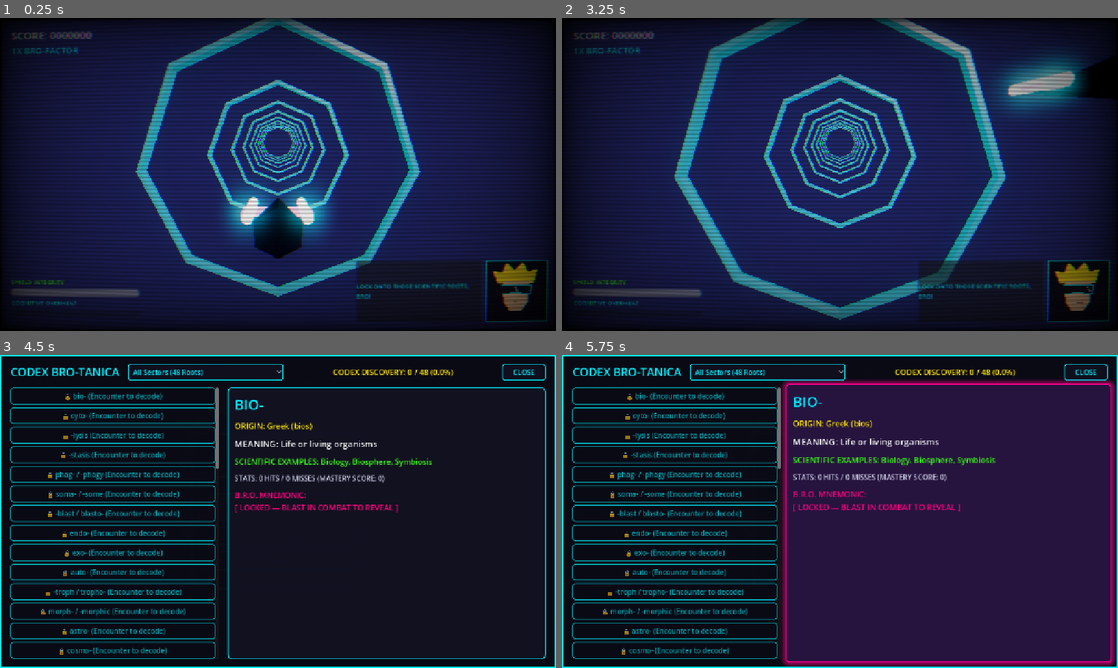
Above: before the commit, frames 1-4 (two rows, left to right).
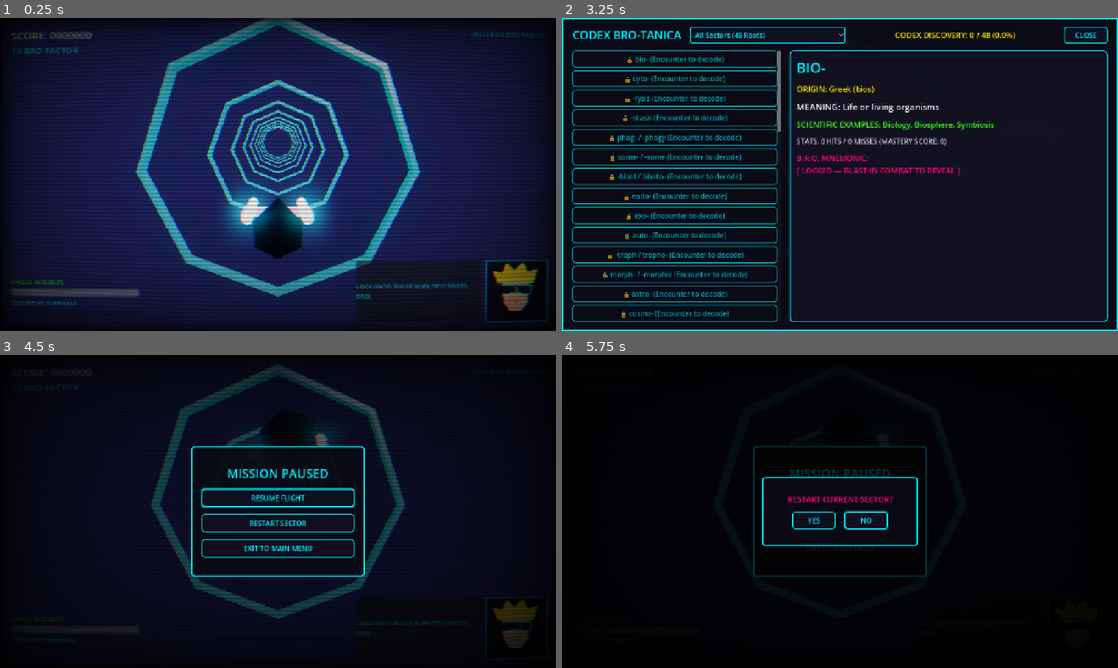
Above: after the commit, the same moments.

Repository: leouofa/isv-bro
Game: Godot game, scene res://scenes/GameWorld.tscn
Two runs of this game, one before a commit and one after it. Both use one fixed random seed, a clock stepped at 60 frames per second and the inputs below. This scene is started directly instead of the project's main scene. Sound files missing from this copy of the repository are replaced by a short silence.
Inputs (mouse positions are in pixels of both pictures, inside the frame that each line leads up to):
- Up to frame 1 (0.25 s): no input
- Up to frame 2 (3.25 s): tap Enter at 0.5 s; move the mouse to (962, 158) at 0.52 s; hold D (move_right) 0.53-1.28 s; tap 1 (root_1) at 0.6 s; click (962, 158) at 0.67 s; tap 2 (root_2) at 0.8, 1.35 s; move the mouse to (728, 190) at 1.27 s; hold Ctrl (airbrake) 1.28-2.03 s; click (728, 190) at 1.42 s; tap 3 (root_3) at 1.55, 2.1 s; move the mouse to (895, 105) at 2.02 s; hold D (move_right) 2.03-2.78 s; click (895, 105) at 2.17 s; tap 4 (root_4) at 2.3, 2.85 s; move the mouse to (812, 237) at 2.77 s; hold W (move_up) from 2.78 s (still down); click (812, 237) at 2.92 s; tap B (toggle_codex, bound only after the commit) at 3.05 s
- Up to frame 3 (4.5 s): move the mouse to (444, 558) at 3.52 s; release W (move_up) at 3.53 s; hold A (move_left) 3.53-4.25 s; hold B (toggle_codex, bound only after the commit) 3.53-4.25 s; click (444, 558) at 3.67 s; tap 1 (root_1) at 3.8 s; tap Escape (pause) at 4.15 s; click (278, 511) at 4.25 s, where only the run before the commit has a clickable "CODEX BRO-TANICA"
- Up to frame 4 (5.75 s): click "RESTART SECTOR" at 5 s

The runs differ from the first frame. In frame 1, less than 0.1% of the frame differs, in the area x 85-98%, y 4-7%; in frame 2, 75%, in the area x 0-100%, y 0-100%; in frame 3, 21%; in frame 4, 68%.

Commit message:
feat(ui): refine pause menu styling, modal dimming, and in-game codex shortcut
- Add 24px content margins to the pause menu stylebox to give buttons breathing room from the outer border.
- Introduce a full-screen scrim overlay and focus trapping for the restart and exit confirmation prompts, dimming underlying buttons to eliminate visual clutter and avoid accidental background inputs.
- Move Codex Bro-tanica out of the pause menu into an in-game shortcut toggled via the 'B' key, adding a top-right HUD reminder during flight.
- Hide the HUD and CRT scanline shader while the Codex is open and place the Codex on a dedicated CanvasLayer, preventing UI element overlap and ensuring clean readability while pausing flight.
- Update automated test suites to verify pause menu padding, confirmation dimmer lifecycle, in-game codex toggling, and HUD visibility restoration.

Diff:
--- a/project.godot
+++ b/project.godot
@@ -125,6 +125,12 @@
 "events": [Object(InputEventKey,"resource_local_to_scene":false,"resource_name":"","device":-1,"window_id":0,"alt_press …(191 unchanged characters)…
 ]
 }
+toggle_codex={
+"deadzone": 0.2,
+"events": [Object(InputEventKey,"resource_local_to_scene":false,"resource_name":"","device":-1,"window_id":0,"alt_pressed":false,"shift_pressed":false,"ctrl_pressed":false,"meta_pressed":false,"pressed":false,"keycode":0,"physical_keycode":66,"key_label":0,"unicode":98,"location":0,"echo":false,"script":null)
+, Object(InputEventJoypadButton,"resource_local_to_scene":false,"resource_name":"","device":-1,"button_index":4,"pressure":0.0,"pressed":false,"script":null)
+]
+}
 
 [physics]
 
--- a/scenes/GameWorld.tscn
+++ b/scenes/GameWorld.tscn
@@ -54,4 +54,8 @@
 
 [node name="HUD" parent="." instance=ExtResource("3_hud")]
 
+[node name="CodexLayer" type="CanvasLayer" parent="."]
+process_mode = 3
+layer = 3
+
 [node name="PauseMenu" parent="." instance=ExtResource("4_pause")]
--- a/scenes/HUD.tscn
+++ b/scenes/HUD.tscn
@@ -119,6 +119,23 @@
 theme_override_font_sizes/font_size = 20
 text = "1X BRO-FACTOR"
 
+[node name="TopRight" type="VBoxContainer" parent="."]
+anchors_preset = 1
+anchor_left = 1.0
+anchor_right = 1.0
+offset_left = -300.0
+offset_top = 24.0
+offset_right = -24.0
+offset_bottom = 90.0
+grow_horizontal = 0
+
+[node name="CodexHint" type="Label" parent="TopRight"]
+layout_mode = 2
+theme_override_colors/font_color = Color(0, 0.94, 1, 0.9)
+theme_override_font_sizes/font_size = 15
+text = "[B] CODEX BRO-TANICA"
+horizontal_alignment = 2
+
 [node name="BottomLeft" type="VBoxContainer" parent="."]
 anchors_preset = 2
 anchor_top = 1.0
--- a/scenes/PauseMenu.tscn
+++ b/scenes/PauseMenu.tscn
@@ -20,6 +20,7 @@
 
 [node name="PauseMenu" type="CanvasLayer"]
 process_mode = 3
+visible = false
 script = ExtResource("1_script")
 
 [node name="Dimmer" type="ColorRect" parent="."]
@@ -37,9 +38,9 @@
 anchor_right = 0.5
 anchor_bottom = 0.5
 offset_left = -200.0
-offset_top = -180.0
+offset_top = -150.0
 offset_right = 200.0
-offset_bottom = 180.0
+offset_bottom = 150.0
 grow_horizontal = 2
 grow_vertical = 2
 theme_override_styles/panel = SubResource("StyleBoxFlat_dark")
@@ -61,12 +62,6 @@
 layout_mode = 2
 mouse_default_cursor_shape = 2
 text = "RESUME FLIGHT"
-
-[node name="CodexBtn" type="Button" parent="Panel/VBox"]
-custom_minimum_size = Vector2(0, 42)
-layout_mode = 2
-mouse_default_cursor_shape = 2
-text = "CODEX BRO-TANICA"
 
 [node name="RestartBtn" type="Button" parent="Panel/VBox"]
 custom_minimum_size = Vector2(0, 42)
--- a/scripts/CodexScreen.gd
+++ b/scripts/CodexScreen.gd
@@ -15,14 +15,32 @@
 
 var all_roots: Array = []
 var selected_sector: int = 0 # 0 = All
+var paused_game: bool = false
 
 func _ready() -> void:
+	process_mode = Node.PROCESS_MODE_ALWAYS
 	if close_btn:
-		close_btn.pressed.connect(func(): queue_free())
+		close_btn.pressed.connect(close_screen)
 
 	setup_sector_filter()
 	load_all_roots()
 	populate_list()
+
+func _input(event: InputEvent) -> void:
+	if event.is_action_pressed("toggle_codex") or event.is_action_pressed("pause") or event.is_action_pressed("ui_cancel"):
+		get_viewport().set_input_as_handled()
+		close_screen()
+
+func close_screen() -> void:
+	if paused_game:
+		var main_loop := Engine.get_main_loop()
+		if main_loop is SceneTree:
+			(main_loop as SceneTree).paused = false
+		elif Engine.has_meta("active_tree"):
+			(Engine.get_meta("active_tree") as SceneTree).paused = false
+		if is_inside_tree() and has_node("/root/MusicManager"):
+			get_node("/root/MusicManager").set_low_pass_enabled(false)
+	queue_free()
 
 func setup_sector_filter() -> void:
 	if sector_filter:
--- a/scripts/GameWorld.gd
+++ b/scripts/GameWorld.gd
@@ -27,6 +27,9 @@
 @onready var rings_container: Node3D = $TunnelRings
 @onready var objects_container: Node3D = $DynamicObjects
 @onready var laser_mesh: MeshInstance3D = $LaserBeam
+@onready var codex_layer: CanvasLayer = $CodexLayer
+
+var codex_instance: Node = null
 
 var ANOMALY_SCENE: PackedScene = load("res://scenes/Anomaly.tscn")
 var BOSS_SCENE: PackedScene = load("res://scenes/BossExam.tscn")
@@ -89,6 +92,81 @@
 
 	# Handle root salvo key inputs (1-4, Q-E-R-F)
 	handle_root_inputs()
+
+func _unhandled_input(event: InputEvent) -> void:
+	if event.is_action_pressed("toggle_codex"):
+		var pause_menu = get_node_or_null("PauseMenu")
+		if pause_menu and pause_menu.visible:
+			return
+		toggle_codex()
+		get_viewport().set_input_as_handled()
+
+func toggle_codex() -> void:
+	if is_instance_valid(codex_instance):
+		close_codex()
+	else:
+		open_codex()
+
+func _get_tree_safe() -> SceneTree:
+	if is_inside_tree() and get_tree():
+		return get_tree()
+	var main_loop := Engine.get_main_loop()
+	if main_loop is SceneTree:
+		return main_loop as SceneTree
+	if Engine.has_meta("active_tree"):
+		return Engine.get_meta("active_tree") as SceneTree
+	return null
+
+func _get_hud() -> CanvasLayer:
+	if hud != null:
+		return hud
+	return get_node_or_null("HUD") as CanvasLayer
+
+func _get_codex_layer() -> CanvasLayer:
+	if codex_layer != null:
+		return codex_layer
+	return get_node_or_null("CodexLayer") as CanvasLayer
+
+func open_codex() -> void:
+	var pause_menu = get_node_or_null("PauseMenu")
+	if pause_menu and pause_menu.visible:
+		return
+	var codex_scn := load("res://scenes/CodexScreen.tscn") as PackedScene
+	if codex_scn:
+		var inst = codex_scn.instantiate()
+		inst.set("paused_game", true)
+		codex_instance = inst
+		var h := _get_hud()
+		if h:
+			h.visible = false
+		inst.tree_exited.connect(_on_codex_tree_exited)
+		var cl := _get_codex_layer()
+		if cl:
+			cl.add_child(inst)
+		else:
+			add_child(inst)
+		var tree := _get_tree_safe()
+		if tree:
+			tree.paused = true
+		if is_inside_tree() and has_node("/root/MusicManager"):
+			get_node("/root/MusicManager").set_low_pass_enabled(true)
+
+func close_codex() -> void:
+	if is_instance_valid(codex_instance):
+		if codex_instance.has_method("close_screen"):
+			codex_instance.close_screen()
+		else:
+			codex_instance.queue_free()
+		codex_instance = null
+	var h := _get_hud()
+	if h:
+		h.visible = true
+
+func _on_codex_tree_exited() -> void:
+	codex_instance = null
+	var h := _get_hud()
+	if h:
+		h.visible = true
 
 func update_lock_on_target() -> void:
 	# Clean dead targets
--- a/scripts/PauseMenu.gd
+++ b/scripts/PauseMenu.gd
@@ -3,7 +3,6 @@
 
 @onready var panel: Control = $Panel
 @onready var resume_btn: Button = $Panel/VBox/ResumeBtn
-@onready var codex_btn: Button = $Panel/VBox/CodexBtn
 @onready var restart_btn: Button = $Panel/VBox/RestartBtn
 @onready var exit_btn: Button = $Panel/VBox/ExitBtn
 
@@ -25,8 +24,6 @@
 
 	if resume_btn:
 		resume_btn.pressed.connect(resume_game)
-	if codex_btn:
-		codex_btn.pressed.connect(_on_codex_pressed)
 	if restart_btn:
 		restart_btn.pressed.connect(func(): _ask_confirmation("restart", "RESTART CURRENT SECTOR?"))
 	if exit_btn:
@@ -38,7 +35,7 @@
 		confirm_no_btn.pressed.connect(_on_confirm_no)
 
 func _set_panel_buttons_enabled(enabled: bool) -> void:
-	for btn in [resume_btn, codex_btn, restart_btn, exit_btn]:
+	for btn in [resume_btn, restart_btn, exit_btn]:
 		if btn:
 			btn.disabled = not enabled
 			btn.focus_mode = Control.FOCUS_ALL if enabled else Control.FOCUS_NONE
@@ -89,12 +86,6 @@
 	if is_inside_tree() and has_node("/root/MusicManager"):
 		get_node("/root/MusicManager").set_low_pass_enabled(false)
 
-func _on_codex_pressed() -> void:
-	var codex_scn := load("res://scenes/CodexScreen.tscn") as PackedScene
-	if codex_scn:
-		var inst := codex_scn.instantiate()
-		add_child(inst)
-
 func _ask_confirmation(action: String, message: String) -> void:
 	pending_action = action
 	if confirm_label:
--- a/tools/test_game.gd
+++ b/tools/test_game.gd
@@ -61,7 +61,7 @@
 	var required_actions := [
 		"move_left", "move_right", "move_up", "move_down",
 		"barrel_roll", "boost", "airbrake",
-		"root_1", "root_2", "root_3", "root_4", "pause"
+		"root_1", "root_2", "root_3", "root_4", "pause", "toggle_codex"
 	]
 	for act in required_actions:
 		assert_true(
@@ -171,6 +171,21 @@
 			assert_true(paused == false, "PauseMenu.resume_game() restores SceneTree.paused = false")
 		pause_scn.free()
 
+		# Test GameWorld in-game Codex toggle
+		var gw_scn := (load("res://scenes/GameWorld.tscn") as PackedScene).instantiate()
+		root.add_child(gw_scn)
+		assert_true(gw_scn.has_method("toggle_codex"), "GameWorld has toggle_codex method")
+		var gw_hud = gw_scn.get_node_or_null("HUD") as CanvasLayer
+		assert_true(gw_hud != null and gw_hud.visible == true, "HUD is visible initially in GameWorld")
+		gw_scn.open_codex()
+		assert_true(paused == true, "GameWorld.open_codex() pauses SceneTree")
+		assert_true(gw_scn.get("codex_instance") != null, "GameWorld.open_codex() instantiates CodexScreen")
+		assert_true(gw_hud.visible == false, "HUD and scanlines are hidden when Codex is open")
+		gw_scn.close_codex()
+		assert_true(paused == false, "GameWorld.close_codex() restores SceneTree.paused = false")
+		assert_true(gw_hud.visible == true, "HUD and scanlines are restored when Codex is closed")
+		gw_scn.free()
+
 	# SUITE 9: Synthwave UI, Cursor Shapes & Card Interactivity
 	print("\n--- SUITE 9: Synthwave UI, Cursor Shapes & Card Interactivity ---")
 	var sfx_node := Node.new()
@@ -232,6 +247,8 @@
 	root.add_child(p_scn)
 	var resume_btn = p_scn.get_node_or_null("Panel/VBox/ResumeBtn") as Button
 	assert_true(resume_btn != null and resume_btn.mouse_default_cursor_shape == Control.CURSOR_POINTING_HAND, "PauseMenu ResumeBtn has CURSOR_POINTING_HAND")
+	var codex_btn = p_scn.get_node_or_null("Panel/VBox/CodexBtn")
+	assert_true(codex_btn == null, "CodexBtn removed from PauseMenu")
 	var p_panel = p_scn.get_node_or_null("Panel") as PanelContainer
 	var p_style = p_panel.get_theme_stylebox("panel") as StyleBoxFlat if p_panel else null
 	assert_true(p_style != null and p_style.content_margin_left >= 16.0 and p_style.content_margin_right >= 16.0, "PauseMenu Panel has content margin padding")
@@ -248,11 +265,13 @@
 	assert_true(c_card != null and c_card.mouse_default_cursor_shape == Control.CURSOR_POINTING_HAND, "Codex DetailCard has CURSOR_POINTING_HAND")
 	c_scn.free()
 
-	# Verify HUD salvo buttons cursor
+	# Verify HUD salvo buttons cursor and top-right Codex hint
 	var hud_scn := (load("res://scenes/HUD.tscn") as PackedScene).instantiate()
 	root.add_child(hud_scn)
 	var btn1 = hud_scn.get_node_or_null("TacticalBanner/VBox/ButtonsContainer/Btn1") as Button
 	assert_true(btn1 != null and btn1.mouse_default_cursor_shape == Control.CURSOR_POINTING_HAND, "HUD Salvo Btn1 has CURSOR_POINTING_HAND")
+	var codex_hint = hud_scn.get_node_or_null("TopRight/CodexHint") as Label
+	assert_true(codex_hint != null and codex_hint.text.contains("[B] CODEX BRO-TANICA"), "HUD TopRight has [B] CODEX BRO-TANICA hint")
 	hud_scn.free()
 
 	ui_node.free()
